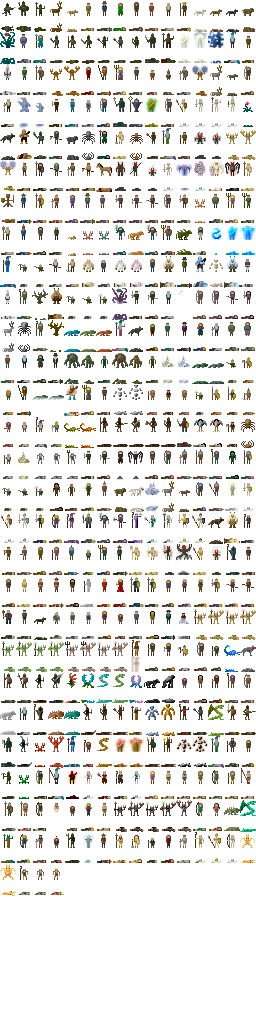
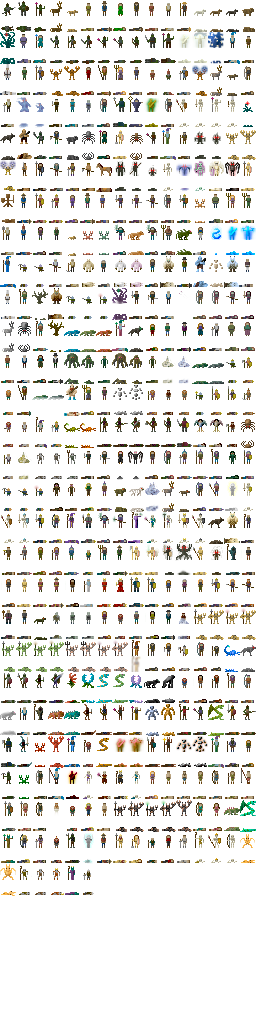
The second 256 × 1024 image is a revision of the first. Changes to its layers:
painted on "Background" over (x1=65, y1=866, x2=94, y2=895)
